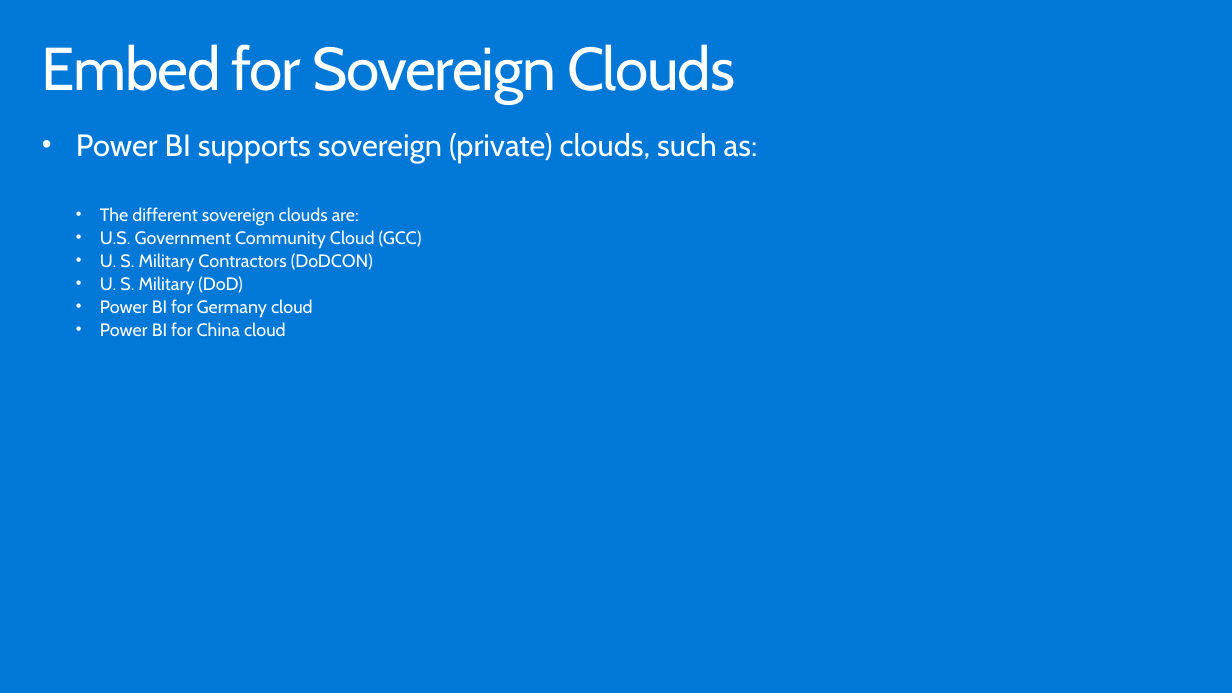
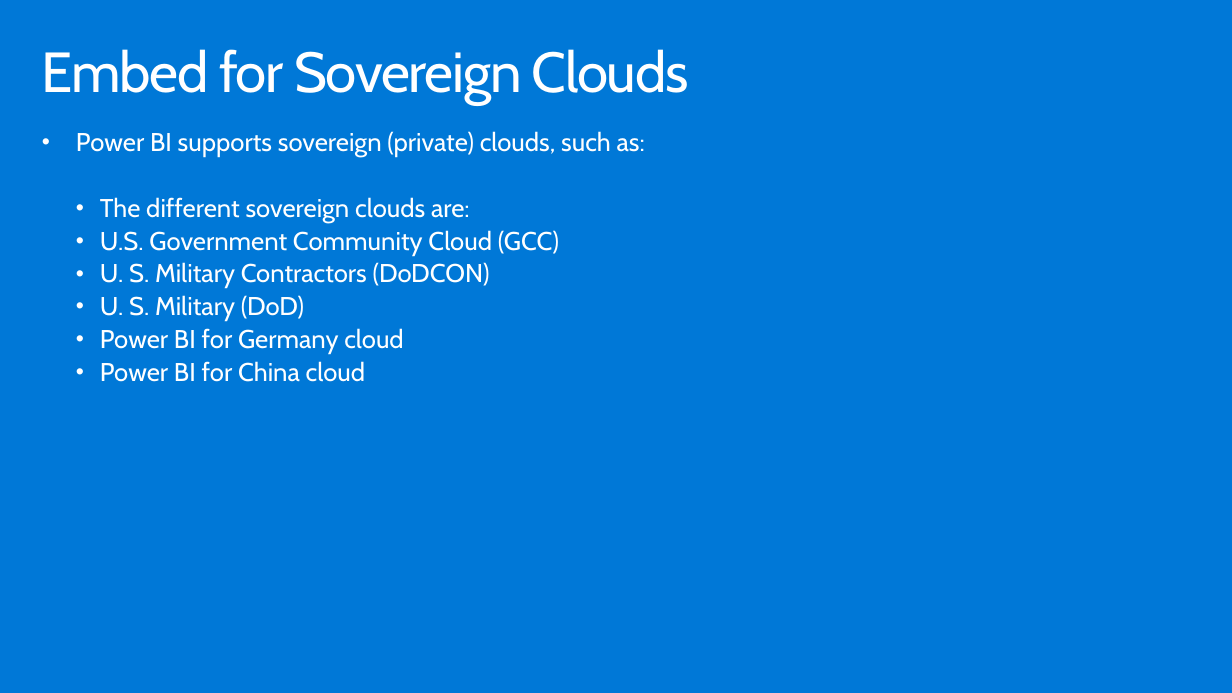
Before and after one commit to hnc198/AzurePowerBI, a slide deck: slide 14 of 4. Hands-on Modules/Embedding/5. Ways to Embed Power BI objects.pptx (slide 15 before the commit). Drawn at 1232x693 pixels with LibreOffice and Linux fonts; fonts in the diff are those of the drawing. Boxes give left, top, right and bottom in pixels: in the first picture for what was removed or moved away, otherwise in the second. Text is boxed around its words. In the diff, an @@ line names an element or a change of style, - is before the commit and + after.

```diff
--- a/4. Hands-on Modules/Embedding/5. Ways to Embed Power BI objects.pptx
+++ b/4. Hands-on Modules/Embedding/5. Ways to Embed Power BI objects.pptx
@@ title "Embed for Sovereign Clouds" at [42, 49, 689, 105]: size 47 to 44 pt; vertical alignment top to middle @@
@@ text "Power BI supports sovereign (private) ..." at [76, 131, 645, 382]: size 24 to 20 pt in "Power BI supports sovereign (private) clouds, such ..."; size 14 to 20 pt in "The different sovereign clouds are:", "U.S. Government Community Cloud (GCC)", "U. S. Military Contractors (DoDCON)", "U. S. Military (DoD)" and 2 more places; more space between paragraphs @@
```
Also in this commit, not shown: 9 other slides changed, 12 slides added, 5 slides removed, 4 other files.
